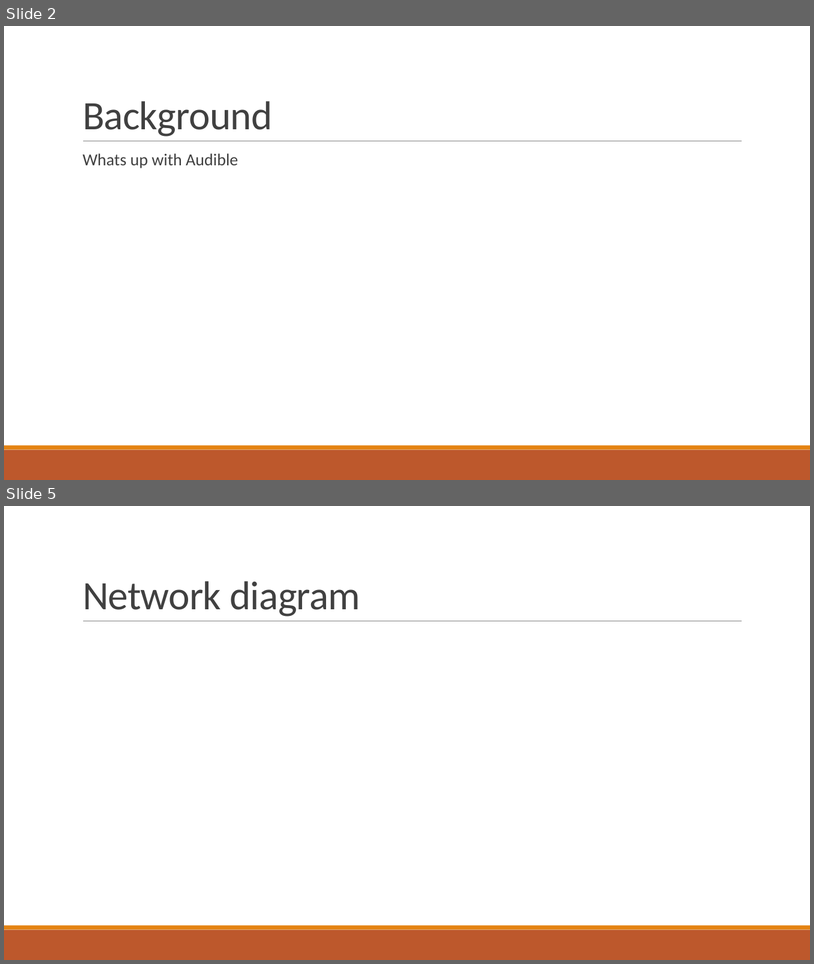
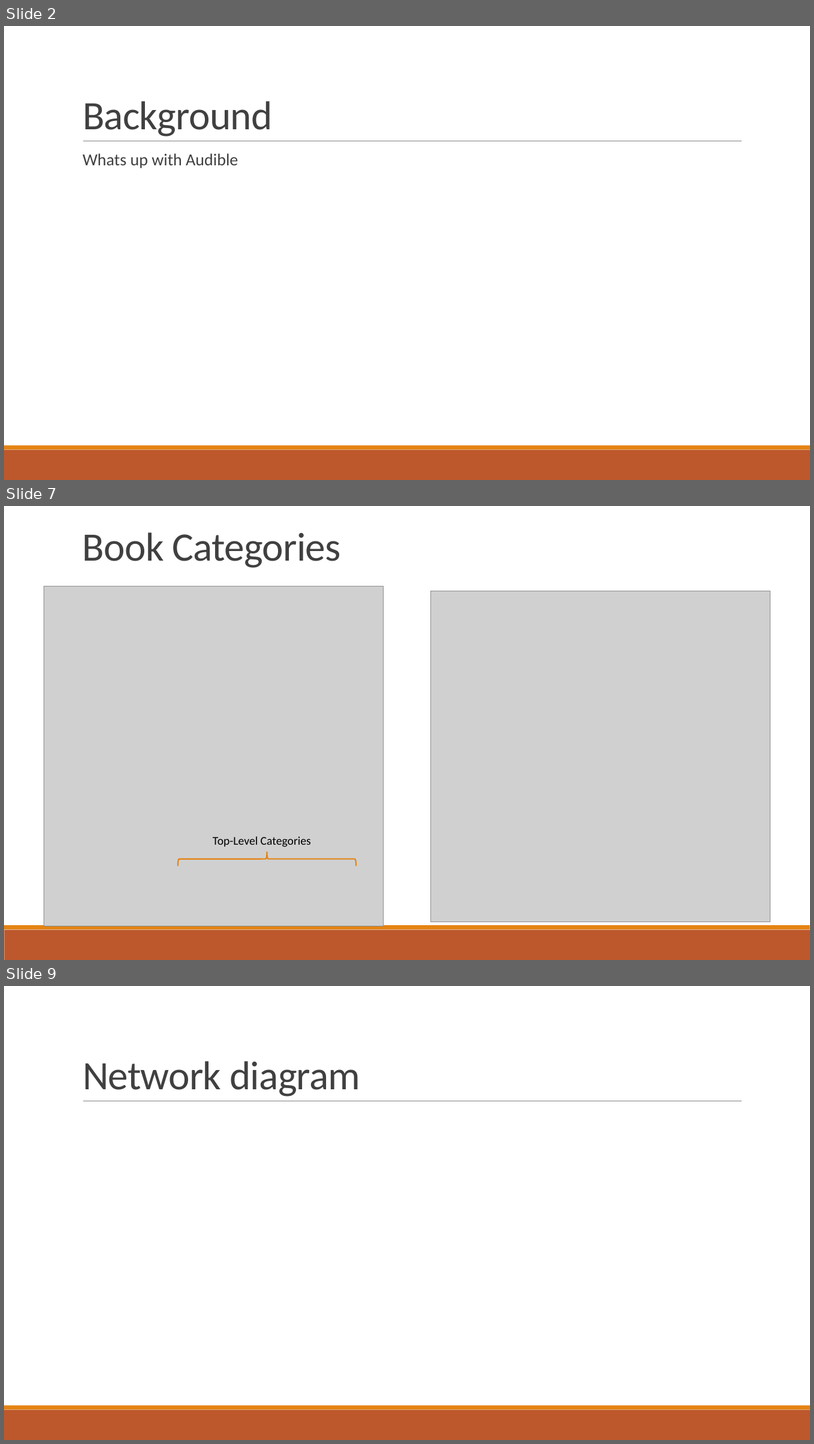
Before and after one commit to jwelch1123/finding_the_tree_in_the_forest, a slide deck: Presentation.pptx. Shown one above the other, each under a label of ours: slides 2 and 5 before the commit, slides 2, 7 and 9 after it; the slides between them are not shown. The pictures are 814x964 and 814x1444 pixels, drawn with LibreOffice and Linux fonts; fonts in the diff are those of the drawing; grey boxes stand for pictures. Boxes give left, top, right and bottom in pixels: in the first picture for what was removed or moved away, otherwise in the second. Text is boxed around its words. In the diff, an @@ line names an element or a change of style, - is before the commit and + after.

Commit message:
working on presentation, folder for pictures

```diff
--- a/Presentation.pptx
+++ b/Presentation.pptx
@@ slide 7 added at (4,506,810,960), background #FFFFFF; not listed: 2 template elements that a slide beside it also shows @@
@@ text added at (83,532,341,568), 48 pt, text #404040 @@
+Book Categories
@@ picture added at (44,586,383,926) @@
@@ picture added at (431,591,770,922) @@
@@ text added at (213,836,311,847), 14 pt, text #000000 @@
+Top-Level Categories
@@ left brace added at (177,852,356,866), outline #E48312 1.5 pt @@
@@ what was slide 5 is now slide 9 @@
```
Also in this commit, not shown: 2 slides changed, 3 other slides added, 4 other files.
